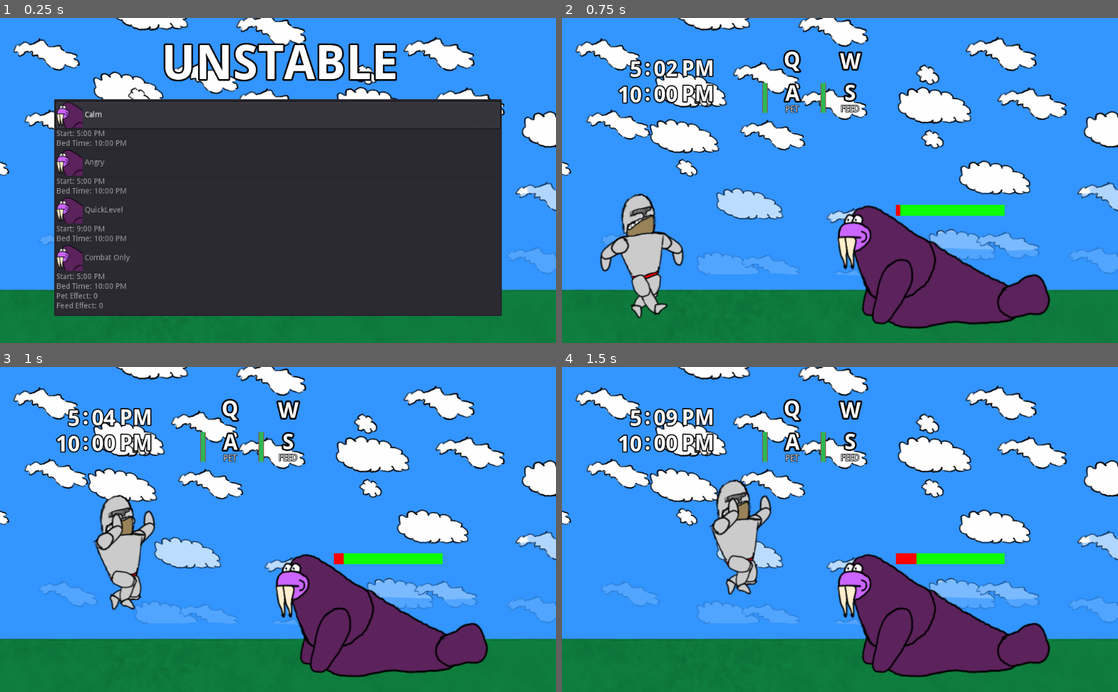
Above: before the commit, frames 1-4 (two rows, left to right).
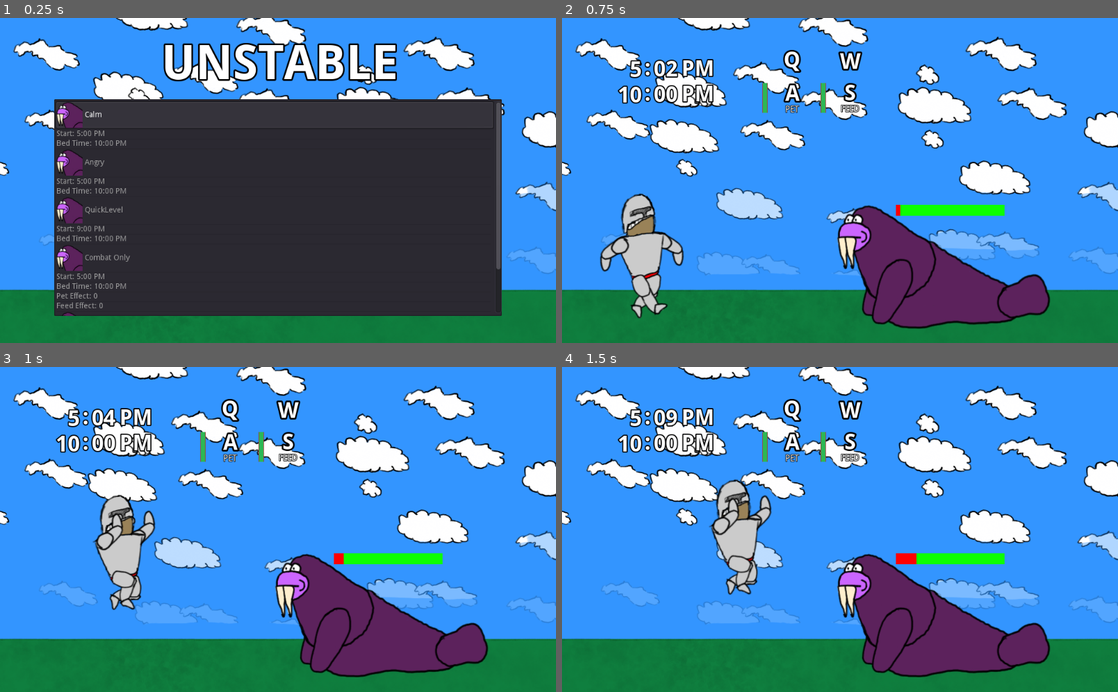
Above: after the commit, the same moments.

Repository: Wall-Dough/unstable
Game: Godot game, scene res://level_select/LevelSelect.tscn
The game is run twice, just before and just after one commit, with the same random seed, the same clock (stepped at 60 frames per second) and the same inputs.
Inputs:
- Up to frame 1 (0.25 s): no input
- Up to frame 2 (0.75 s): tap Enter (ui_accept) at 0.5 s; hold Right (move_right) from 0.53 s (still down); hold Enter (ui_accept) from 0.53 s (still down)
- Up to frame 3 (1 s): keep holding Right (move_right); keep holding Enter (ui_accept); tap Up (jump) at 0.77 s
- Up to frame 4 (1.5 s): release Right (move_right) at 1.28 s; release Enter (ui_accept) at 1.28 s; hold Down (ui_down) from 1.28 s (still down); tap S (give) at 1.35 s

The runs differ from the first frame. In frame 1, 0.4% of the frame differs, in the area x 11-90%, y 25-92%; in frame 2, nothing differs; in frame 3, nothing differs; in frame 4, nothing differs.

Commit message:
Add cooldown percent mod

Diff:
--- /dev/null
+++ b/level/Jank.tscn
@@ -0,0 +1,6 @@
+[gd_scene load_steps=2 format=2]
+
+[ext_resource path="res://level/Level.tscn" type="PackedScene" id=1]
+
+[node name="Jank" instance=ExtResource( 1 )]
+cooldown_percent = 0
--- a/level/Level.gd
+++ b/level/Level.gd
@@ -15,6 +15,7 @@
 export(int, 200) var max_rage = 100
 export(int, 40) var superrage_speed = 20
 export(int, 20) var superrage_increase = 5
+export(int, 200) var cooldown_percent = 100
 export(PackedScene) var next_level
 
 # Called when the node enters the scene tree for the first time.
@@ -33,6 +34,7 @@
 	$Monster.set_max_rage(max_rage)
 	$Monster.set_superrage_speed(superrage_speed)
 	$Monster.set_superrage_increase(superrage_increase)
+	$Player.set_cooldown_percent(cooldown_percent)
 
 func get_player():
 	return $Player
--- a/level_select/LevelSelect.gd
+++ b/level_select/LevelSelect.gd
@@ -13,7 +13,7 @@
 	"bed_time_minute": 0
 }
 var extras = ["pet_effect", "feed_effect", "attack_effect", "rage_speed",
-	"max_rage"]
+	"max_rage", "superrage_speed", "superrage_increase", "cooldown_percent"]
 
 var level_idx = []
 var cur_level_idx = 0
--- a/level_select/LevelSelect.tscn
+++ b/level_select/LevelSelect.tscn
@@ -7,6 +7,7 @@
 [ext_resource path="res://fonts/droid-sans/DroidSans-Bold.ttf" type="DynamicFontData" id=5]
 [ext_resource path="res://background/Background.tscn" type="PackedScene" id=6]
 [ext_resource path="res://level/CombatOnly.tscn" type="PackedScene" id=7]
+[ext_resource path="res://level/Jank.tscn" type="PackedScene" id=8]
 
 [sub_resource type="DynamicFont" id=1]
 size = 88
@@ -21,7 +22,7 @@
 __meta__ = {
 "_edit_use_anchors_": false
 }
-levels = [ ExtResource( 2 ), ExtResource( 3 ), ExtResource( 4 ), ExtResource( 7 ) ]
+levels = [ ExtResource( 2 ), ExtResource( 3 ), ExtResource( 4 ), ExtResource( 7 ), ExtResource( 8 ) ]
 
 [node name="Background" parent="." instance=ExtResource( 6 )]
 
--- a/player/Player.gd
+++ b/player/Player.gd
@@ -24,6 +24,9 @@
 
 func get_monster():
 	return get_root().get_monster()
+
+func set_cooldown_percent(cooldown_percent):
+	cooldown_time = cooldown_percent / 100
 
 func set_combat_mode(combat_mode):
 	self.combat_mode = combat_mode
Not shown: 1 places in level_select/LevelSelect.tscn that only renumber resources
